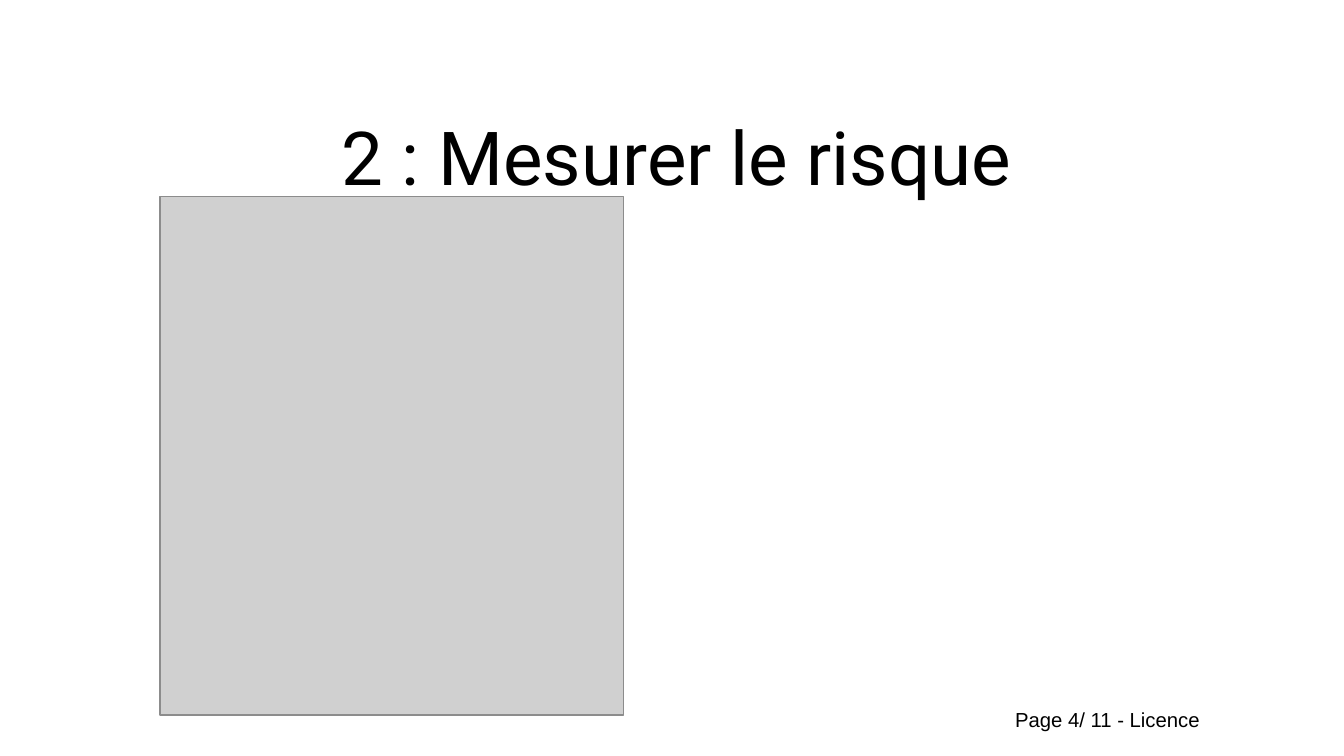
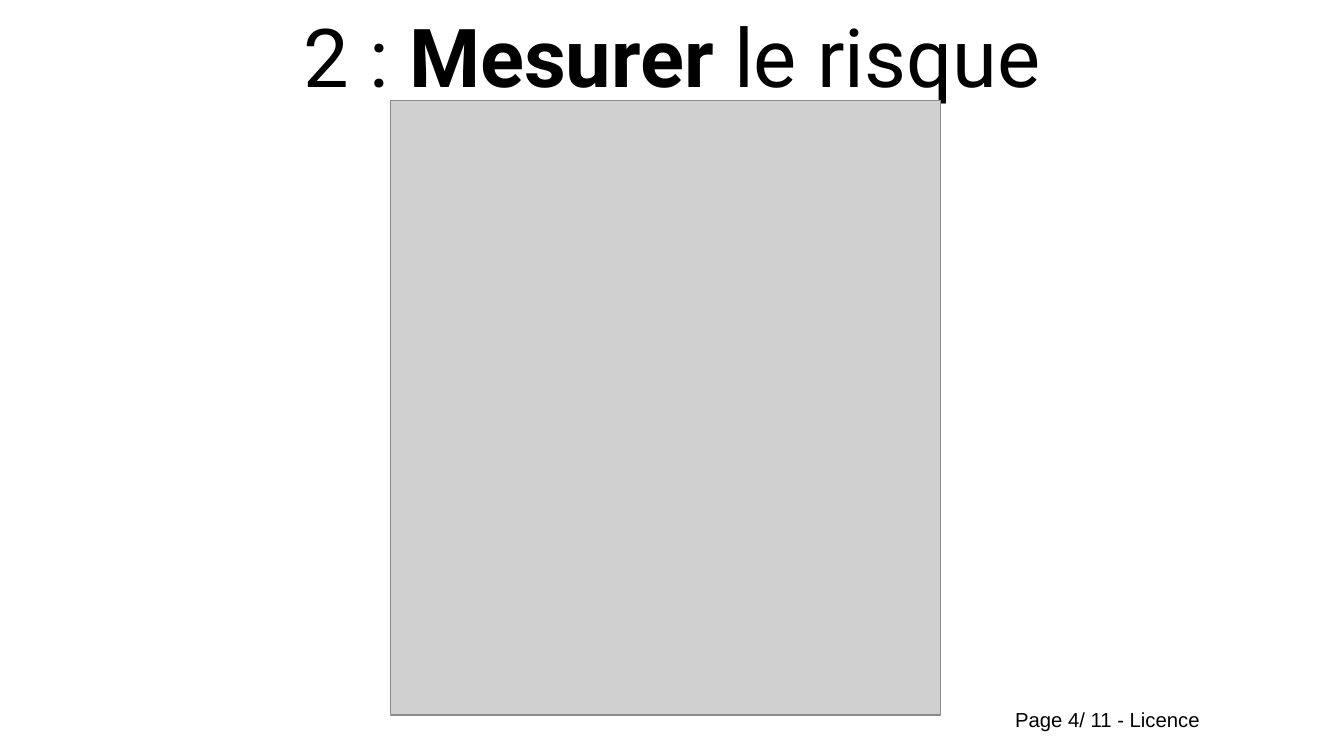
Before and after one commit to Evarisk/bibliotheque-media-risque, a slide deck: slide 4 of causerie/prevention/9_principes_prevention/causerie_9_principes_prevention.odp. Drawn at 1344x756 pixels with LibreOffice and Linux fonts; fonts in the diff are those of the drawing; grey boxes stand for pictures; background and template pictures are left out. Boxes give left, top, right and bottom in pixels: in the first picture for what was removed or moved away, otherwise in the second. Text is boxed around its words. In the diff, an @@ line names an element or a change of style, - is before the commit and + after.

```diff
--- a/causerie/prevention/9_principes_prevention/causerie_9_principes_prevention.odp
+++ b/causerie/prevention/9_principes_prevention/causerie_9_principes_prevention.odp
@@ title "2 : Mesurer le risque": place and size @@
-title "2 : Mesurer le risque" at [342, 129, 1011, 203]
+title "2 : Mesurer le risque" at [303, 26, 1040, 107]
@@ title "2 : Mesurer le risque" at [303, 26, 1040, 107]: size 44 to 48 pt; bold on in "Mesurer" @@
@@ picture: place and size @@
-picture at [160, 196, 623, 715]
+picture at [390, 100, 940, 715]
```
Also in this commit, not shown: 9 other slides changed, 1 slide added, 1 slide removed.
